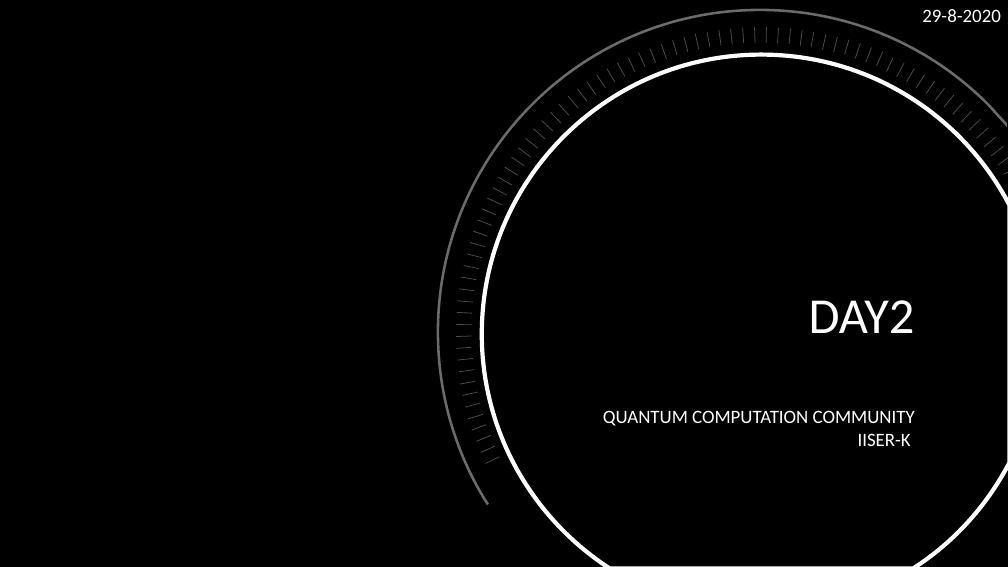
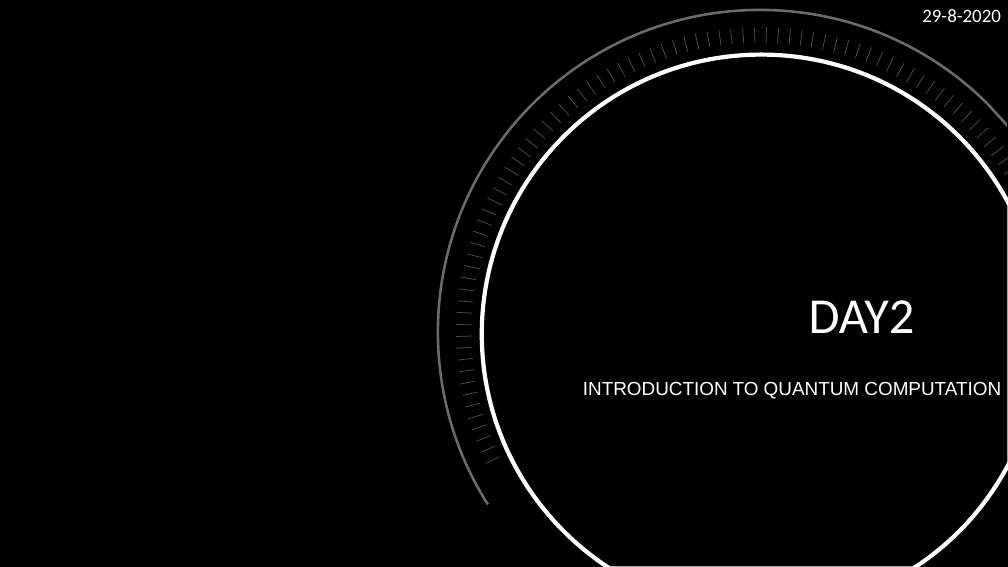
Before and after one commit to QCC-IISERK/Introduction_To_Quantum_Computation, a slide deck: slide 1 of Day2_Qubits_and_their_Vector_Space/Day2.pptx. Drawn at 1008x567 pixels with LibreOffice and Linux fonts; fonts in the diff are those of the drawing; background and template pictures are left out. Boxes give left, top, right and bottom in pixels: in the first picture for what was removed or moved away, otherwise in the second. Text is boxed around its words. In the diff, an @@ line names an element or a change of style, - is before the commit and + after.

```diff
--- a/Day2_Qubits_and_their_Vector_Space/Day2.pptx
+++ b/Day2_Qubits_and_their_Vector_Space/Day2.pptx
@@ subtitle at <box>583,381,1001,399</box>: text changed; font Calibri to Arial @@
-QUANTUM COMPUTATION COMMUNITY IISER-K
+INTRODUCTION TO QUANTUM COMPUTATION
```
Also in this commit, not shown: 3 other slides changed, 17 other files.
